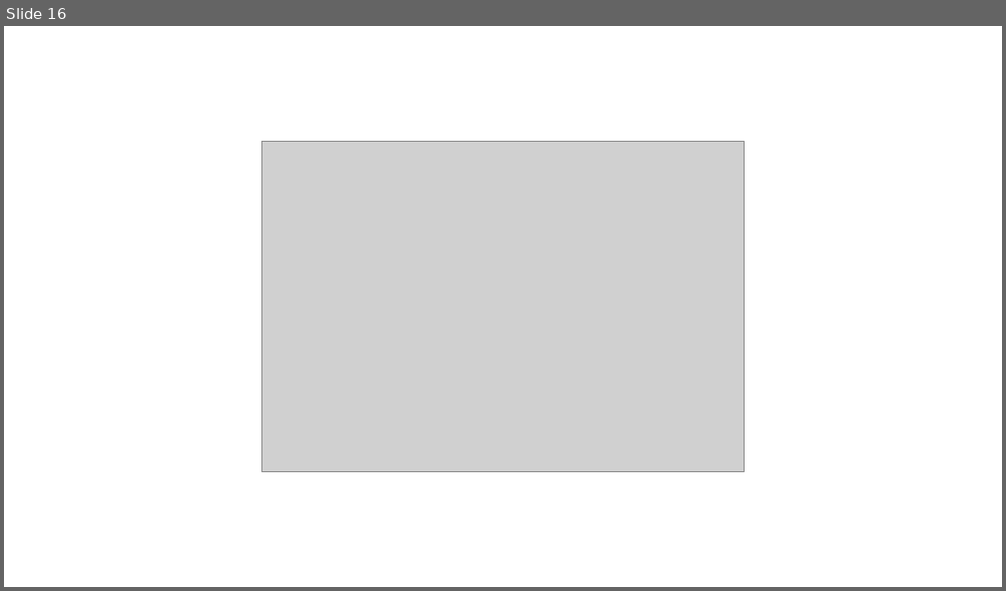
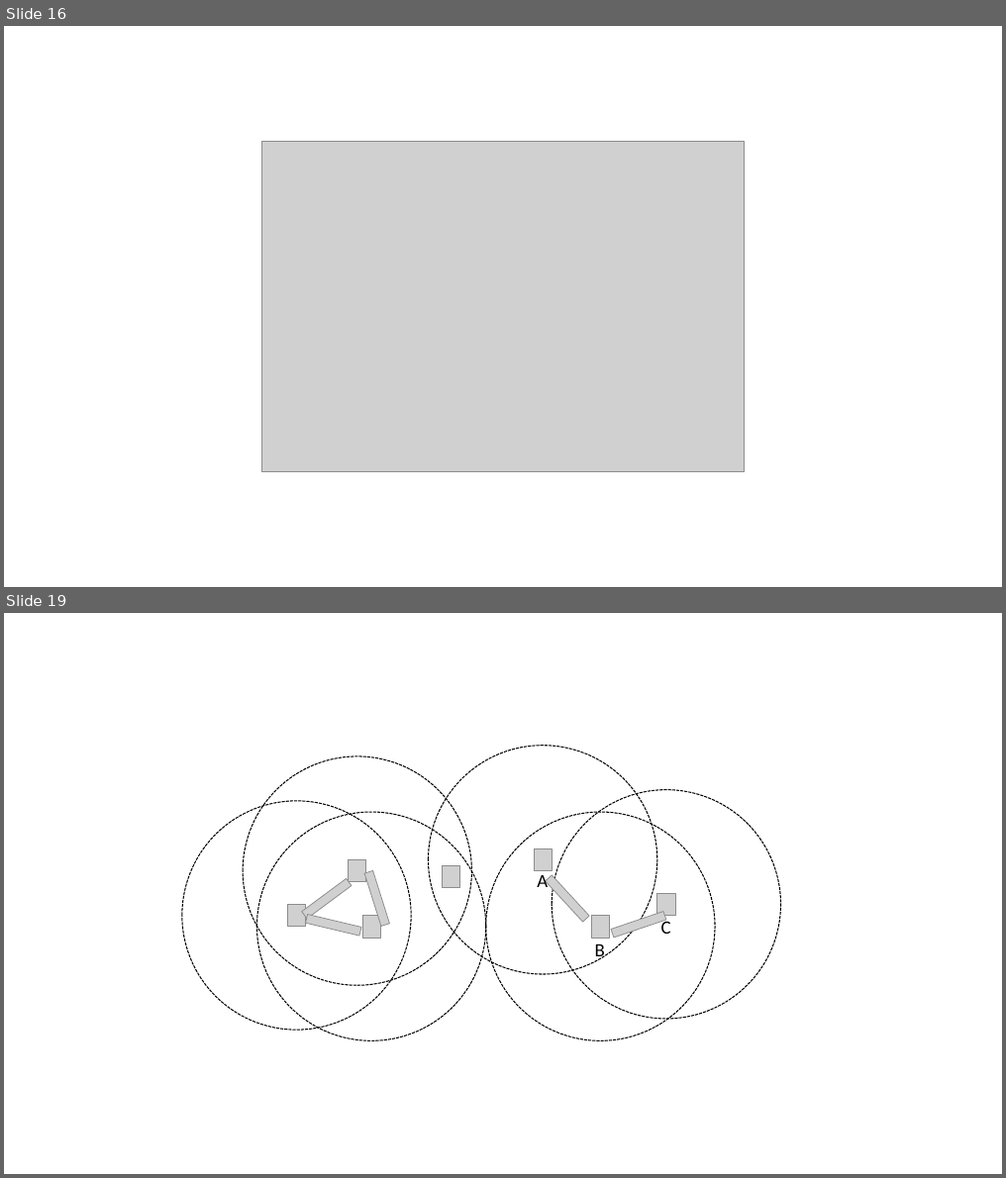
Before and after one commit to RuiHuangUO/Rui_Thesis, a slide deck: drawgraph.pptx. Shown one above the other, each under a label of ours: slide 16 before the commit, slides 16 and 19 after it; the slides between them are not shown. The pictures are 1006x591 and 1006x1178 pixels, drawn with LibreOffice and Linux fonts; fonts in the diff are those of the drawing; grey boxes stand for pictures. Boxes give left, top, right and bottom in pixels: in the first picture for what was removed or moved away, otherwise in the second. Text is boxed around its words. In the diff, an @@ line names an element or a change of style, - is before the commit and + after.

```diff
--- a/drawgraph.pptx
+++ b/drawgraph.pptx
@@ slide 19 added at [4,613,1002,1174], background #FFFFFF @@
@@ ellipse added at [243,757,472,986], outline #000000 1 pt dashed @@
@@ ellipse added at [429,746,657,974], outline #000000 1 pt dashed @@
@@ ellipse added at [552,789,781,1019], outline #000000 1 pt dashed @@
@@ ellipse added at [182,801,411,1030], outline #000000 1 pt dashed @@
@@ ellipse added at [257,812,486,1042], outline #000000 1 pt dashed @@
@@ ellipse added at [486,812,715,1042], outline #000000 1 pt dashed @@
@@ picture added at [534,849,552,871] @@
@@ picture added at [302,879,351,919] @@
@@ picture added at [349,861,366,882] @@
@@ picture added at [364,871,389,927] @@
@@ picture added at [442,866,460,888] @@
@@ text added at [537,875,548,887], 18 pt, text #000000 @@
+A
@@ picture added at [546,875,590,923] @@
@@ picture added at [288,904,306,927] @@
@@ picture added at [657,893,675,916] @@
@@ picture added at [305,914,361,936] @@
@@ picture added at [362,916,380,938] @@
@@ picture added at [592,916,610,938] @@
@@ picture added at [611,911,666,938] @@
@@ text added at [661,918,671,934], 18 pt, text #000000 @@
+C
@@ text added at [595,945,605,961], 18 pt, text #000000 @@
+B
```
Also in this commit, not shown: 3 other slides added, 2 other files.
